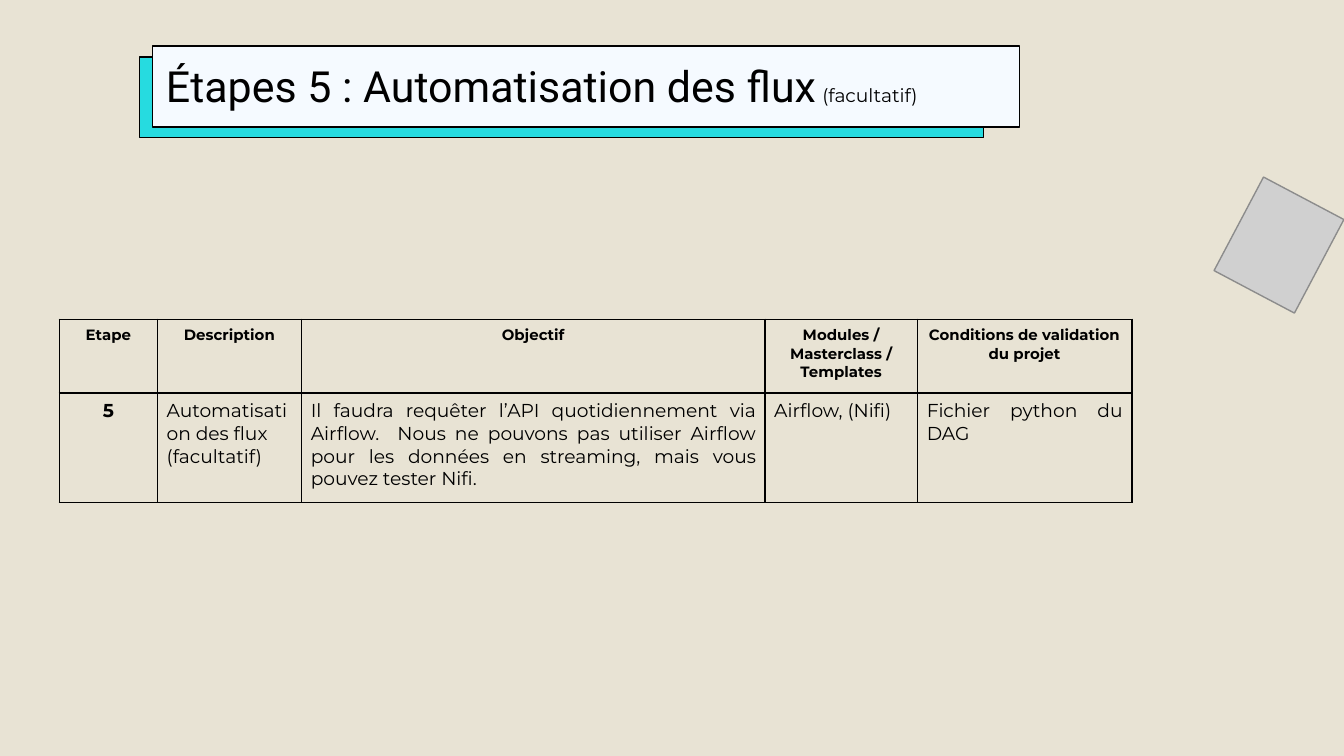
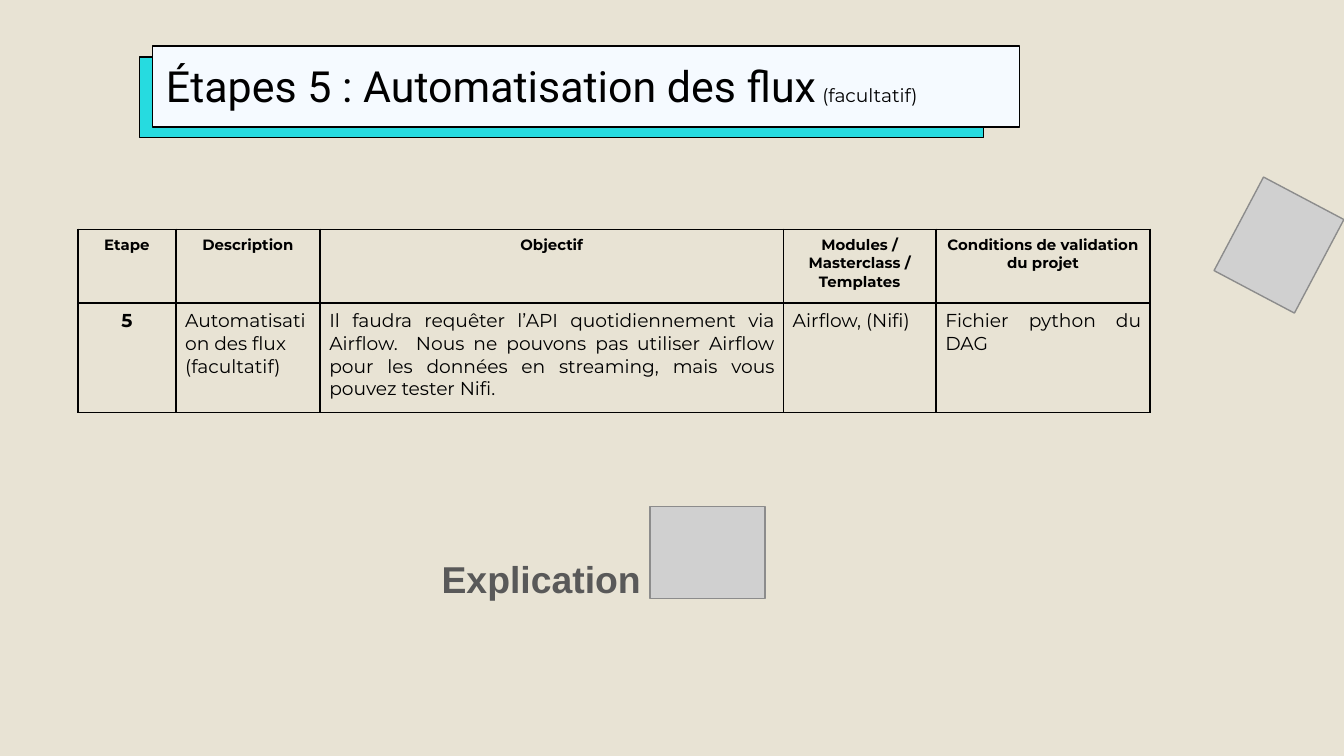
Before and after one commit to DataScientest-Studio/CDE-NOV23-OPA, a slide deck: slide 17 of docs/Projet OPA - CryptoBot avec Binance.odp (slide 10 before the commit). Drawn at 1344x756 pixels with LibreOffice and Linux fonts; fonts in the diff are those of the drawing; grey boxes stand for pictures; background and template pictures are left out. Boxes give left, top, right and bottom in pixels: in the first picture for what was removed or moved away, otherwise in the second. Text is boxed around its words. In the diff, an @@ line names an element or a change of style, - is before the commit and + after.

```diff
--- a/docs/Projet OPA - CryptoBot avec Binance.odp
+++ b/docs/Projet OPA - CryptoBot avec Binance.odp
@@ table: place and size @@
-table at [59, 320, 1132, 493]
+table at [78, 230, 1150, 403]
@@ picture added at [650, 507, 766, 598] @@
@@ text added at [442, 566, 641, 601], 20 pt, text #595959, bold @@
+Explication
```
Also in this commit, not shown: 9 other slides changed, 10 slides added, 5 slides removed, 4 other files.
